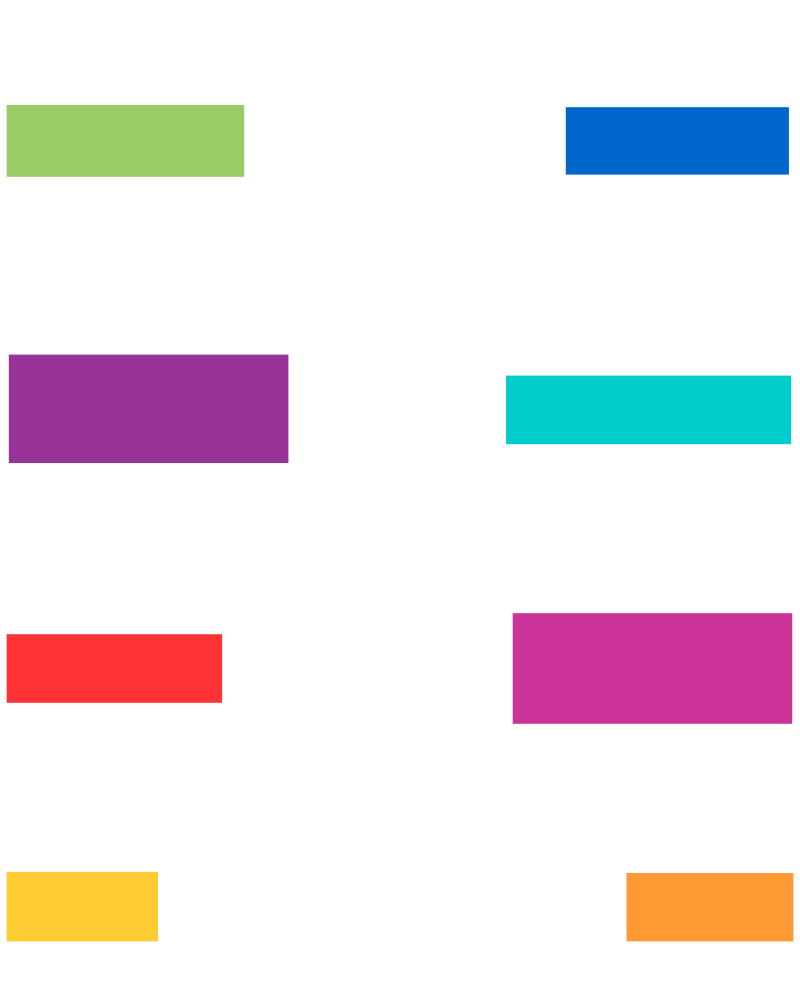
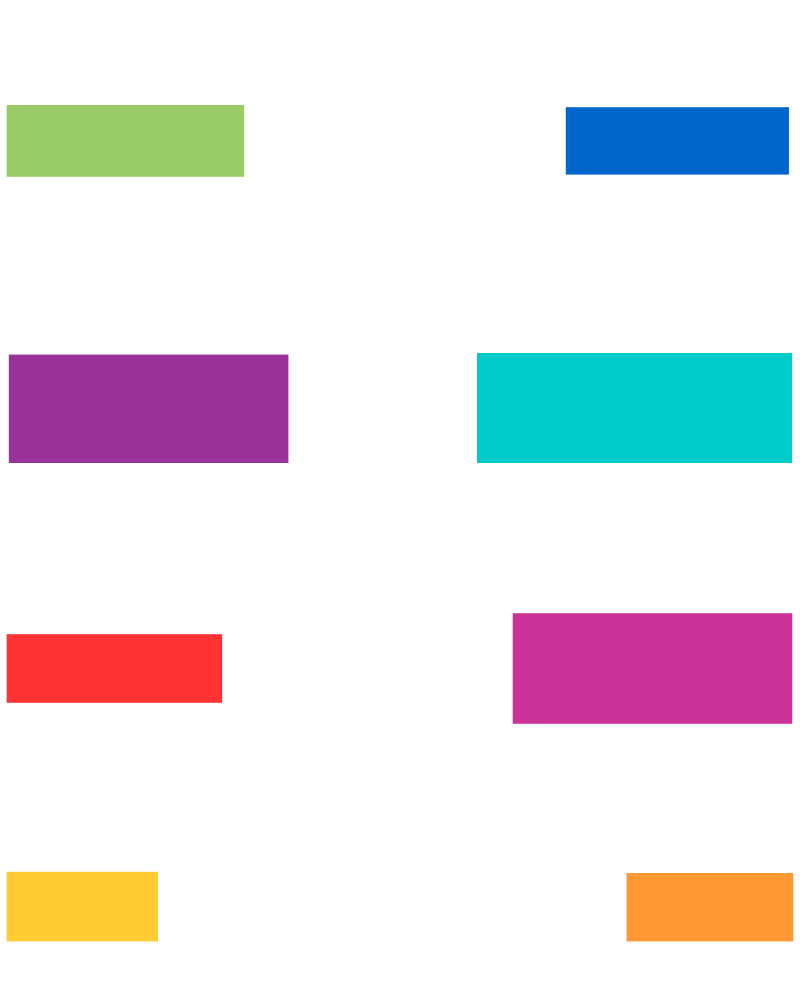
Comparing the layer stacks of the two w=800, h=1000 images. Changes:
painted on "Слой 1" over bbox(477, 353, 792, 463)
